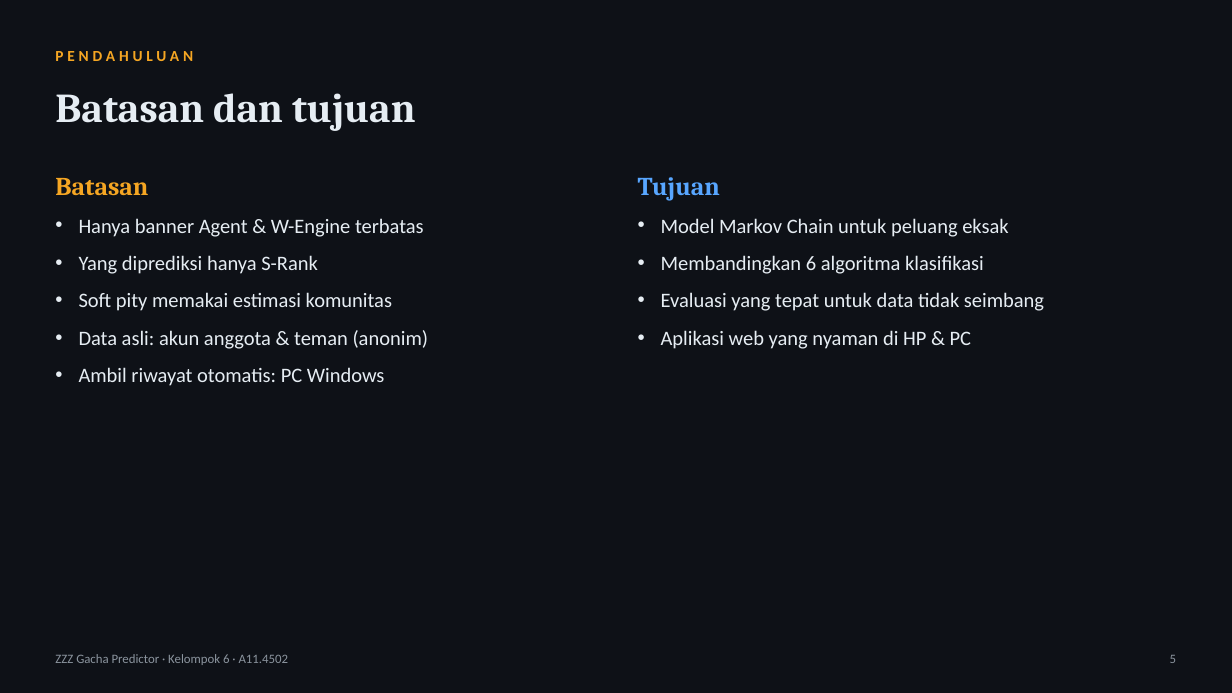
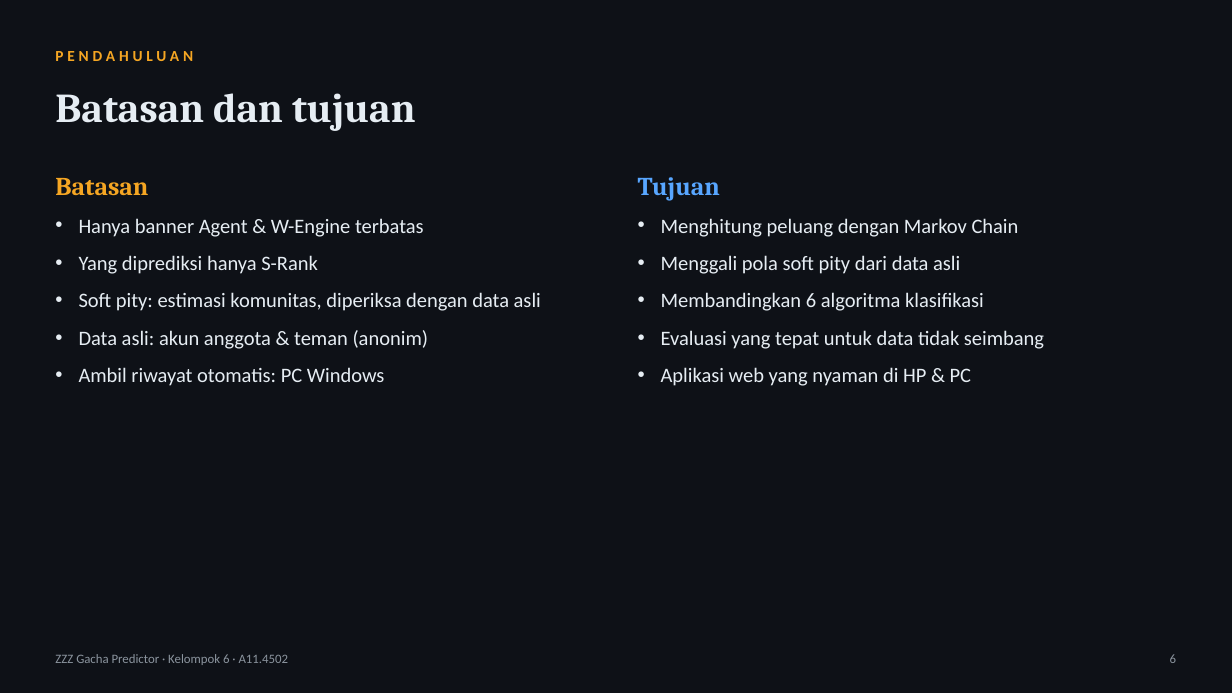
Before and after one commit to tehgeii/project-data-mining, a slide deck: slide 6 of docs/tugas/UTS_Slide_Kelompok6_A11.4502.pptx (slide 5 before the commit). Drawn at 1232x693 pixels with LibreOffice and Linux fonts; fonts in the diff are those of the drawing. Boxes give left, top, right and bottom in pixels: in the first picture for what was removed or moved away, otherwise in the second. Text is boxed around its words. In the diff, an @@ line names an element or a change of style, - is before the commit and + after.

Commit message:
Tambah alasan memakai data mining dan analisis pola soft pity
Menjawab pertanyaan "kenapa perlu machine learning kalau ada rumus":
soft pity tidak diumumkan resmi, jadi polanya harus digali dari data.

- Analisis baru dari data asli: laju S Agent hampir nol sampai pull
  ke-73 lalu melonjak mulai pull ke-74 (sesuai model Markov), W-Engine
  sekitar pull ke-65. Decision Tree yang dilatih hanya dengan data asli
  memisah di pity_ratio 0,735 (pity ±66 Agent) tanpa diberi tahu.
  Grafik dan tabelnya dibuat oleh figs.py.
- Proposal & laporan: subbab 1.2 Alasan Menggunakan Penambangan Data,
  rumusan dan tujuan soal soft pity, subbab 4.6 Pola Soft Pity, 5.2
  Keterbatasan, Brier Score di Tabel 2.2, sumber HoYoverse, alasan
  tanpa SMOTE, penjelasan akurasi data asli lebih tinggi, dan klaim
  "eksak", "batas teori", serta "terbaik" diperjelas (model teratas setara).
- Slide UTS (18) dan UAS (24): slide "Kenapa perlu data mining" dan
  "Soft pity terlihat di data asli", rumusan/tujuan 5 butir, catatan
  pembicara diperbaiki.
- LAPORAN.md, README, halaman Beranda, dan panduan pengumpulan
  (tanya-jawab jebakan, tabel durasi video) ikut diperbarui.

```diff
--- a/docs/tugas/UTS_Slide_Kelompok6_A11.4502.pptx
+++ b/docs/tugas/UTS_Slide_Kelompok6_A11.4502.pptx
@@ text at (661, 218, 1019, 274): text changed @@
-• Model Markov Chain untuk peluang eksak
+• Menghitung peluang dengan Markov Chain
+• Menggali pola soft pity dari data asli
@@ text at (79, 292, 541, 311): text changed @@
-• Soft pity memakai estimasi komunitas
+• Soft pity: estimasi komunitas, diperiksa dengan data asli
@@ text at (1170, 654, 1176, 663): text changed @@
-5
+6
```
Also in this commit, not shown: 12 other slides changed, 1 slide added, 11 other files.
